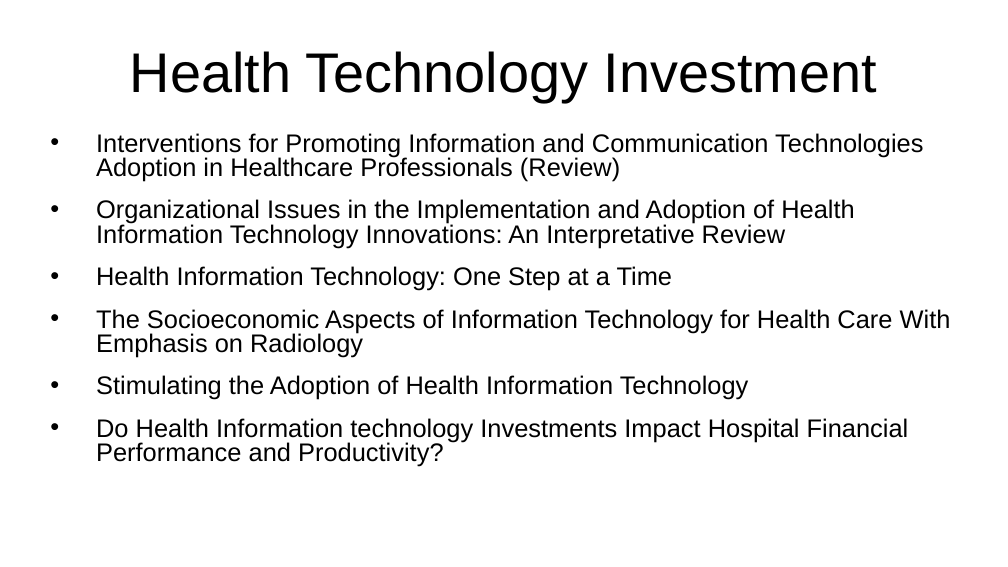
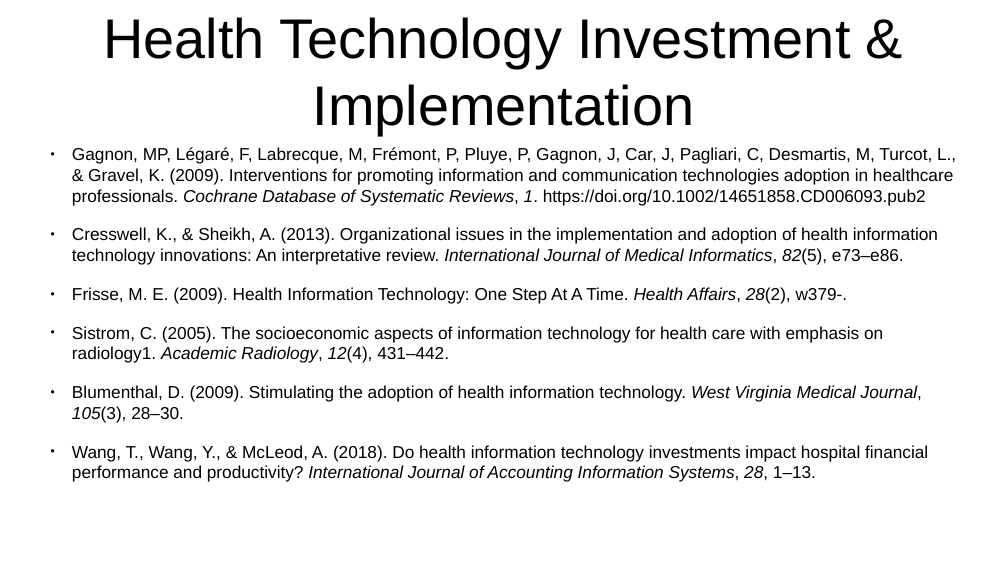
Before and after one commit to vicky-playground/EHR-GDP, a slide deck: slide 8 of does_gdp_impact_health_information_technology_investment.odp. Drawn at 1008x567 pixels with LibreOffice and Linux fonts; fonts in the diff are those of the drawing. Boxes give left, top, right and bottom in pixels: in the first picture for what was removed or moved away, otherwise in the second. Text is boxed around its words. In the diff, an @@ line names an element or a change of style, - is before the commit and + after.

Commit message:
changed  the literature review papers on the slide to follow APA format

```diff
--- a/does_gdp_impact_health_information_technology_investment.odp
+++ b/does_gdp_impact_health_information_technology_investment.odp
@@ title at (103,17,850,135): text changed @@
-Health Technology Investment
+Health Technology Investment & Implementation
@@ text at (72,147,956,482): text changed; size 20 to 13.6 pt @@
-• Interventions for Promoting Information and Communication Technologies Adoption in Healthcare Professionals (Review)
-• Organizational Issues in the Implementation and Adoption of Health Information Technology Innovations: An Interpretative Review
-• Health Information Technology: One Step at a Time
-• The Socioeconomic Aspects of Information Technology for Health Care With Emphasis on Radiology
-• Stimulating the Adoption of Health Information Technology
-• Do Health Information technology Investments Impact Hospital Financial Performance and Productivity?
+● Gagnon, MP, Légaré, F, Labrecque, M, Frémont, P, Pluye, P, Gagnon, J, Car, J, Pagliari, C, Desmartis, M, Turcot, L., & Gravel, K. (2009). Interventions for promoting information and communication technologies adoption in healthcare professionals. Cochrane Database of Systematic Reviews, 1. https://doi.org/10.1002/14651858.CD006093.pub2
+● Cresswell, K., & Sheikh, A. (2013). Organizational issues in the implementation and adoption of health information technology innovations: An interpretative review. International Journal of Medical Informatics, 82(5), e73–e86.
+● Frisse, M. E. (2009). Health Information Technology: One Step At A Time. Health Affairs, 28(2), w379-.
+● Sistrom, C. (2005). The socioeconomic aspects of information technology for health care with emphasis on radiology1. Academic Radiology, 12(4), 431–442.
+● Blumenthal, D. (2009). Stimulating the adoption of health information technology. West Virginia Medical Journal, 105(3), 28–30.
+● Wang, T., Wang, Y., & McLeod, A. (2018). Do health information technology investments impact hospital financial performance and productivity? International Journal of Accounting Information Systems, 28, 1–13.
```
Also in this commit, not shown: 4 other slides changed, 34 other files.
